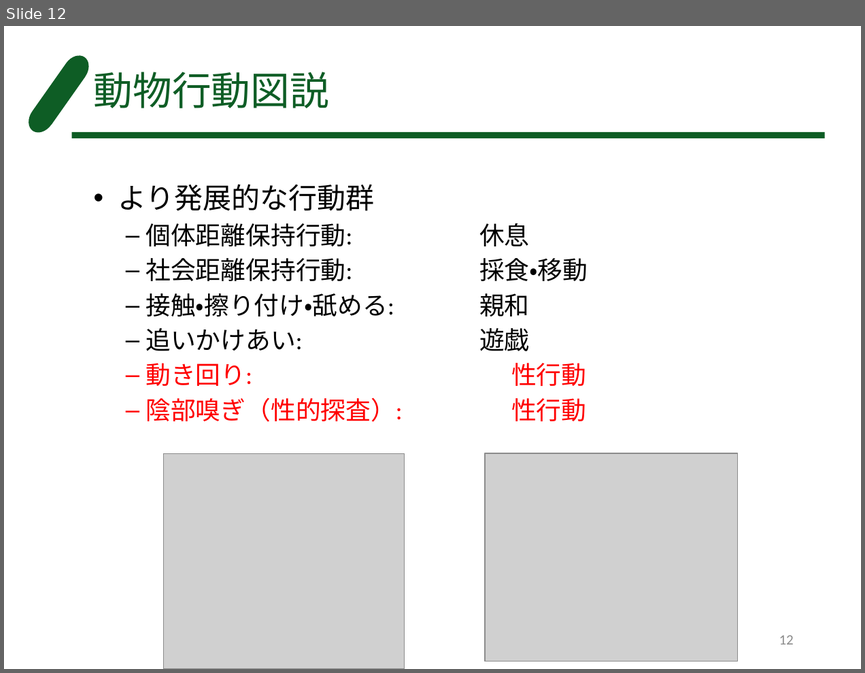
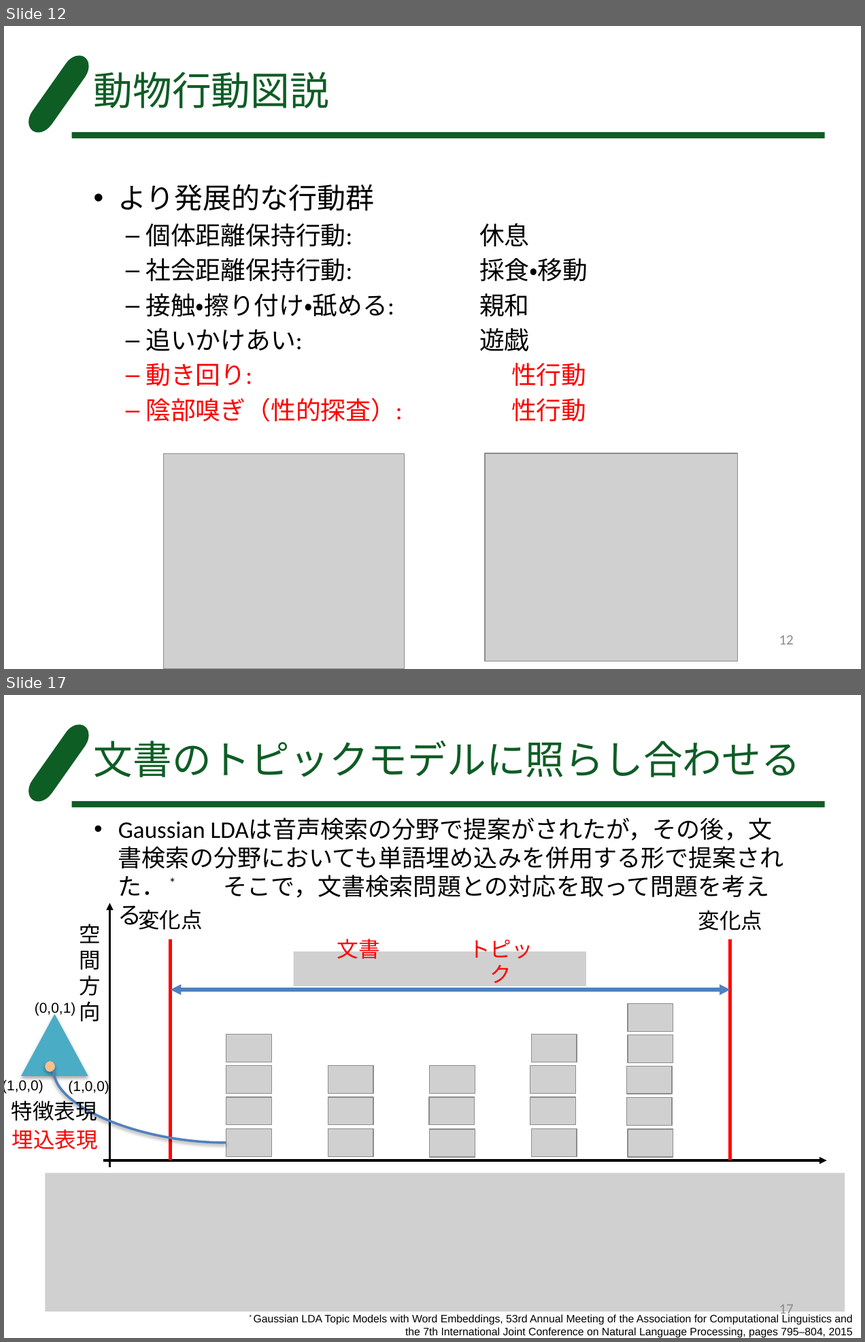
Before and after one commit to FUKUSHUN/cow_python, a slide deck: behavior_detection.pptx. Shown one above the other, each under a label of ours: slide 12 before the commit, slides 12 and 17 after it; the slides between them are not shown. The pictures are 865x673 and 865x1342 pixels, drawn with LibreOffice and Linux fonts; fonts in the diff are those of the drawing; grey boxes stand for pictures. Boxes give left, top, right and bottom in pixels: in the first picture for what was removed or moved away, otherwise in the second. Text is boxed around its words. In the diff, an @@ line names an element or a change of style, - is before the commit and + after.

```diff
--- a/behavior_detection.pptx
+++ b/behavior_detection.pptx
@@ slide 17 added at box(4, 695, 861, 1338), background #FFFFFF; not listed: 2 template elements that a slide beside it also shows @@
@@ title added at box(94, 741, 800, 777), 33 pt, text #0E5D25 @@
+文書のトピックモデルに照らし合わせる
@@ text added at box(118, 818, 784, 898), 20 pt, text #000000 @@
+• Gaussian LDAは音声検索の分野で提案がされたが，その後，文書検索の分野においても単語埋め込みを併用する形で提案された． * そこで，文書検索問題との対応を取って問題を考える．
@@ arrow added from (109, 1167) to (109, 903), #000000 2 pt @@
@@ text added at box(138, 909, 202, 930), 18 pt, text #000000 @@
+変化点
@@ text added at box(698, 910, 762, 930), 18 pt, text #000000 @@
+変化点
@@ text added at box(79, 923, 100, 1021), 18 pt, text #000000 @@
+空間方向
@@ line added from (170, 1160) to (170, 939), #FF0000 3 pt @@
@@ text added at box(337, 935, 380, 963), 18 pt, text #FF0000 @@
+文書
@@ text added at box(468, 935, 532, 988), 18 pt, text #FF0000 @@
+トピック
@@ line added from (730, 1160) to (730, 939), #FF0000 3 pt @@
@@ picture added at box(294, 951, 586, 985) @@
@@ double arrow added from (170, 989) to (730, 989), #4F81BD 3 pt @@
@@ triangle added at box(21, 1014, 88, 1075), fill #4BACC6 @@
@@ text added at box(35, 1002, 76, 1016), 12 pt, text #000000 @@
+(0,0,1)
@@ group added at box(626, 1004, 673, 1156): 5 pictures @@
@@ group added at box(226, 1034, 271, 1156): 4 pictures @@
@@ group added at box(530, 1034, 577, 1156): 4 pictures @@
@@ ellipse added at box(45, 1061, 56, 1072), fill #FAC090 @@
@@ text added at box(4, 1079, 43, 1093), 12 pt, text #000000 @@
+(1,0,0)
@@ curved line added from (54, 1070) to (226, 1142), #4F81BD 2 pt @@
@@ text added at box(68, 1079, 109, 1093), 12 pt, text #000000 @@
+(1,0,0)
@@ picture added at box(328, 1065, 373, 1093) @@
@@ picture added at box(430, 1065, 475, 1093) @@
@@ text added at box(11, 1097, 97, 1121), 18 pt, text #000000 @@
+特徴表現
@@ picture added at box(328, 1097, 373, 1124) @@
@@ picture added at box(429, 1097, 475, 1124) @@
@@ text added at box(12, 1129, 98, 1149), 18 pt, text #FF0000 @@
+埋込表現
@@ picture added at box(328, 1129, 373, 1156) @@
@@ picture added at box(430, 1129, 475, 1156) @@
@@ arrow added from (103, 1160) to (827, 1160), #000000 2 pt @@
@@ picture added at box(45, 1172, 844, 1311) @@
@@ page number added at box(779, 1304, 793, 1317), 12 pt, text #8C8C8C @@
+17
@@ text added at box(254, 1314, 853, 1338), 9 pt, text #000000 @@
+* Gaussian LDA Topic Models with Word Embeddings, 53rd Annual Meeting of the Association for Computational Linguistics and the 7th International Joint Conference on Natural Language Processing, pages 795–804, 2015
```
Also in this commit, not shown: 4 other slides added.
